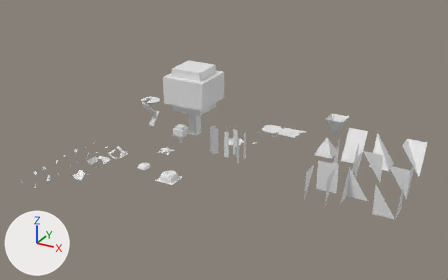
The Blender file code/00template_oct.blend as it was, and as the next commit left it.
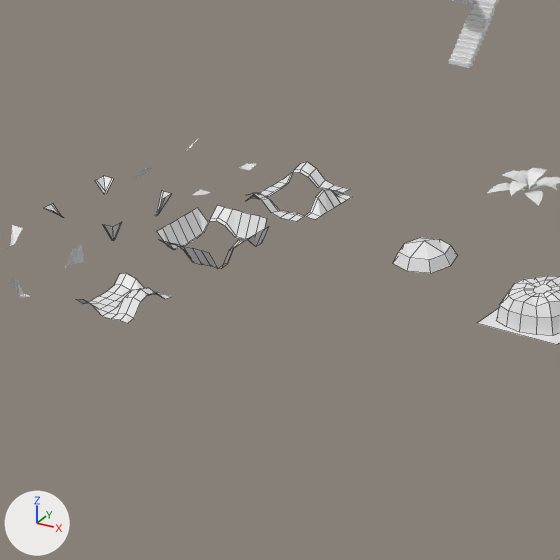
There are two pictures of each version: one whole from a 50 mm lens placed at (36.43, -54.78, 27.93), pointed at (9.37, -5.56, 3.32), one close up on the part from 12% to 39% of the width and 40% to 82% of the height. Arrows for +X, +Y and +Z are at lower left; the lights stay in place. The close-ups show mesh edges as thin lines.

In view in the first close-up: 'BOULDER', 'BOULDER.001', 'BROOK_CENTER', 'BROOK_East_B', 'BROOK_North_F', 'BROOK_West_F', 'SHRUB', 'STAIR_UP'.
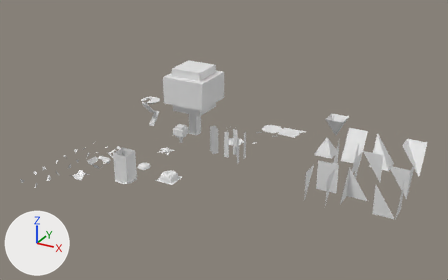
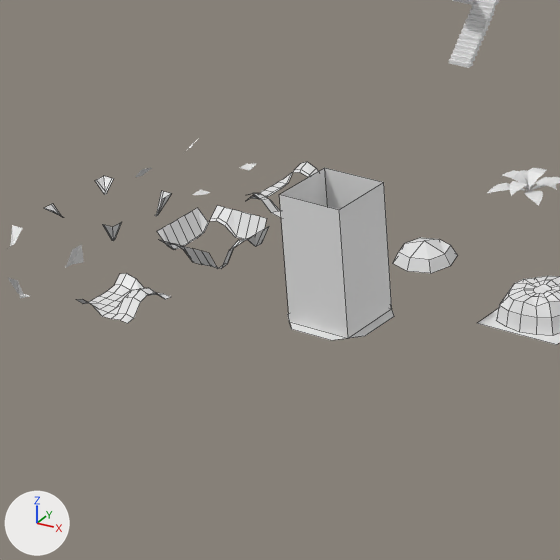
The change, as a list of edits to the scene's bpy script:
```text
Change me_cube_196:
    used by ob_fortification; location = (-2.0, -3.0, 0.0)
    remove me_cube_196.from_pydata(...)  # 0 vertices, 0 faces; spans empty
    add me_cube_196.from_pydata(...)  # 16 vertices, 12 faces; spans x 0.0..2.0, y -2.0..0.0, z 0.1..3.0
    me_cube_196 part 1: the whole mesh is rebuilt
Change ob_fortification:
    ob_fortification.location: (-2.0, -3.0, 0.0) -> (1.0, -11.0, 0.0)
```

Location of each change, (x1, y1, x2, y2) in pixels of the close-ups (560 x 560 px):
'FORTIFICATION', now drawn
    after: (279, 168, 394, 340)
